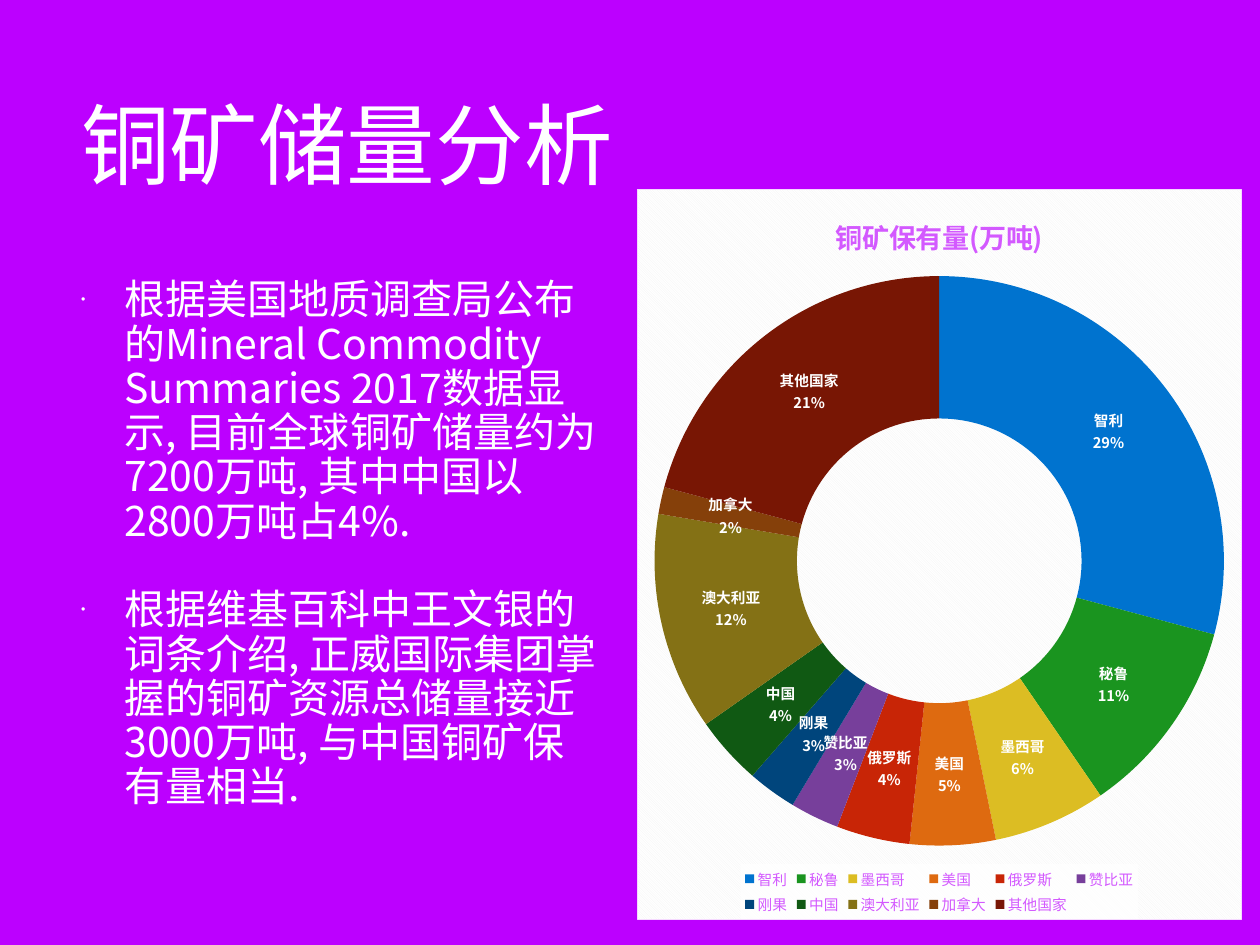
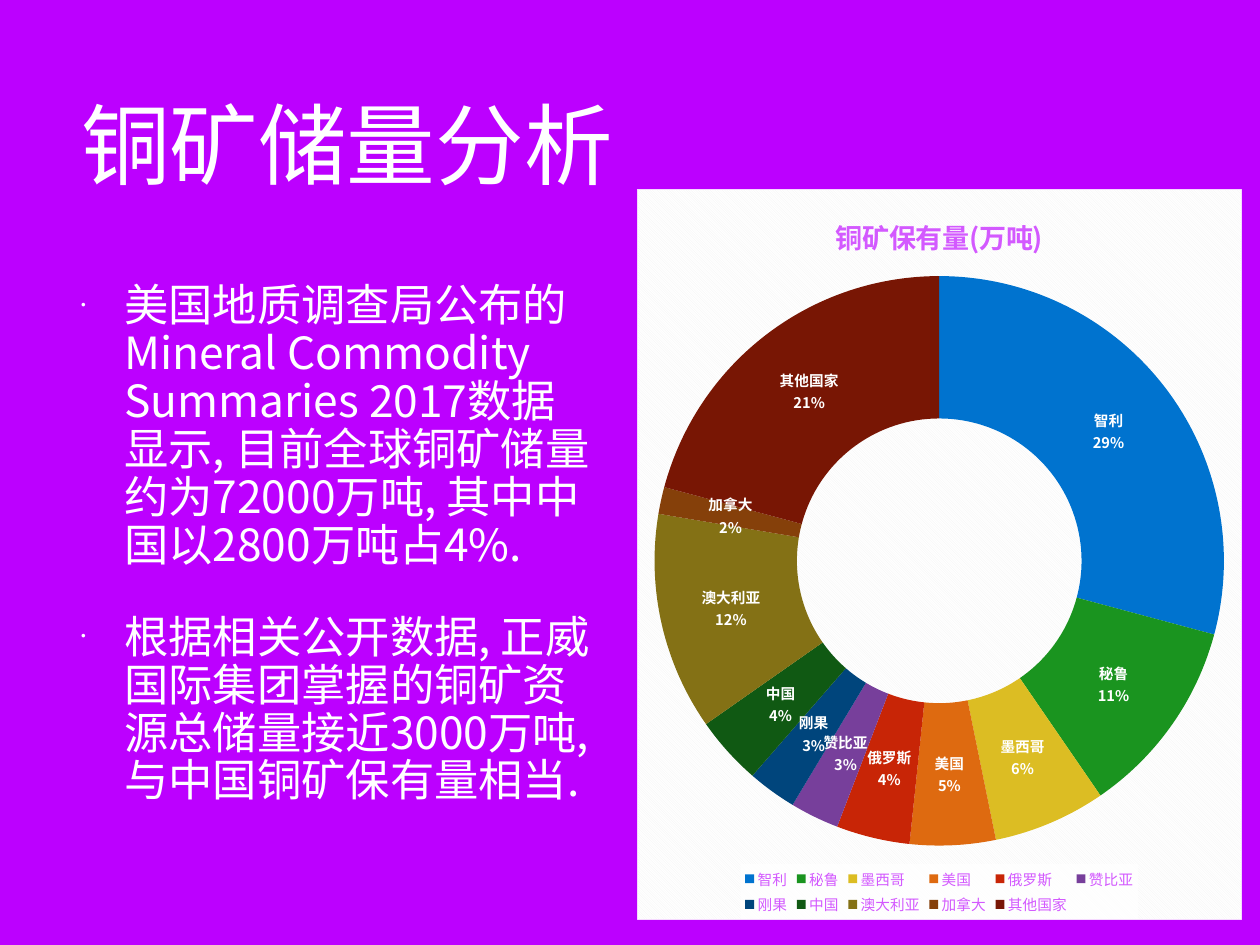
Before and after one commit to minibear0523/AmerGroup, a slide deck: slide 20 of 正威国际集团V1.0.pptx (slide 16 before the commit). Drawn at 1260x945 pixels with LibreOffice and Linux fonts; fonts in the diff are those of the drawing; background and template pictures are left out. Boxes give left, top, right and bottom in pixels: in the first picture for what was removed or moved away, otherwise in the second. Text is boxed around its words. In the diff, an @@ line names an element or a change of style, - is before the commit and + after.

```diff
--- a/正威国际集团V1.0.pptx
+++ b/正威国际集团V1.0.pptx
@@ text at bbox=[124, 283, 590, 800]: text changed; size 33.3 to 36 pt @@
-• 根据美国地质调查局公布的Mineral Commodity Summaries 2017数据显示, 目前全球铜矿储量约为7200万吨, 其中中国以2800万吨占4%.
-• 根据维基百科中王文银的词条介绍, 正威国际集团掌握的铜矿资源总储量接近3000万吨, 与中国铜矿保有量相当.
+• 美国地质调查局公布的Mineral Commodity Summaries 2017数据显示, 目前全球铜矿储量约为72000万吨, 其中中国以2800万吨占4%.
+• 根据相关公开数据, 正威国际集团掌握的铜矿资源总储量接近3000万吨, 与中国铜矿保有量相当.
```
Also in this commit, not shown: 8 other slides changed, 9 slides added, 2 other files.
